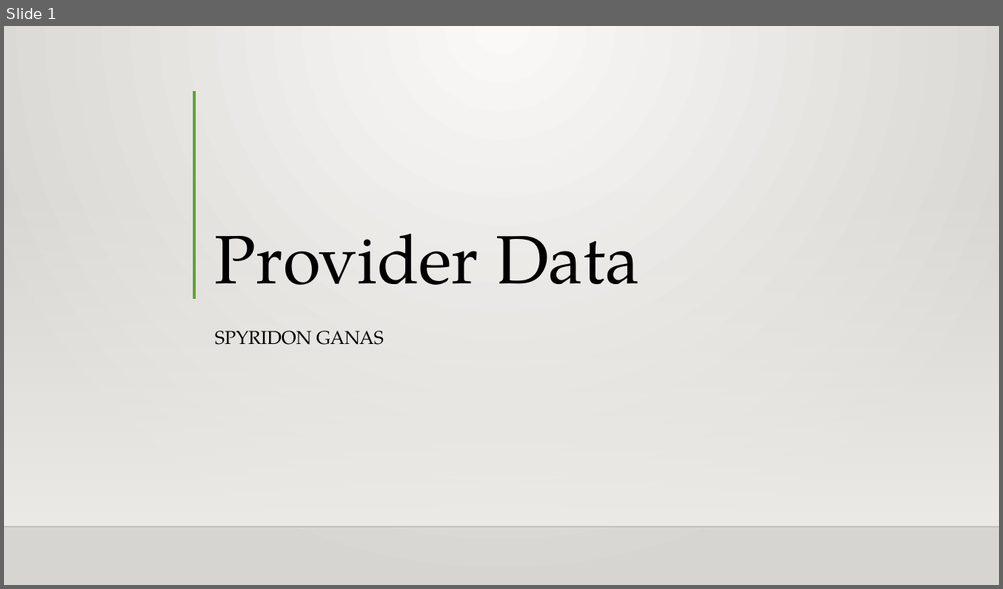
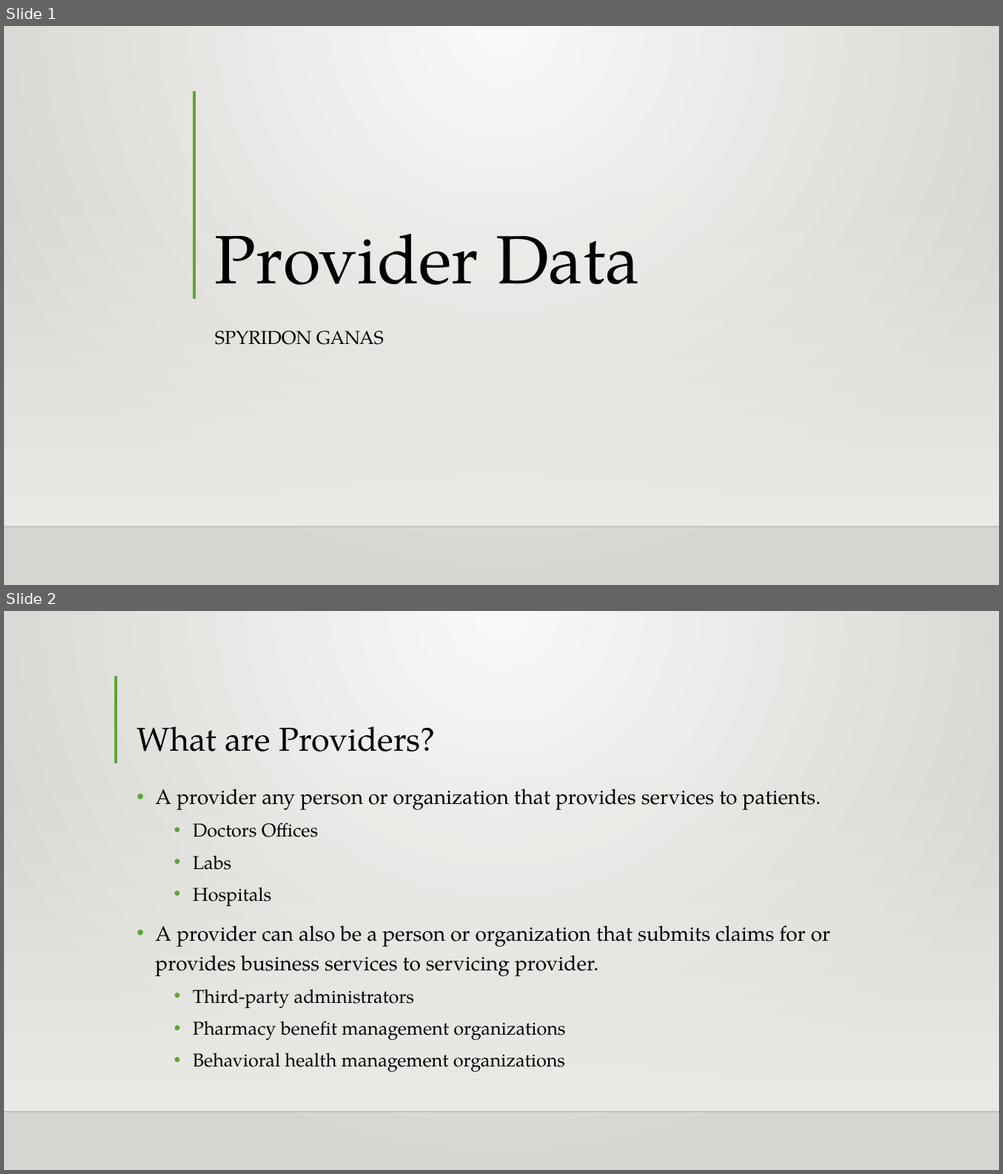
Before and after one commit to Intro-to-APCD/Intro-to-APCD.github.io, a slide deck: PowerPoints/Phase 2 - Overview/006 An Overview of Provider Data.pptx. Shown one above the other, each under a label of ours: slide 1 before the commit, slides 1 and 2 after it. The pictures are 1003x589 and 1003x1174 pixels, drawn with LibreOffice and Linux fonts; fonts in the diff are those of the drawing; background and template pictures are left out. Boxes give left, top, right and bottom in pixels: in the first picture for what was removed or moved away, otherwise in the second. Text is boxed around its words. In the diff, an @@ line names an element or a change of style, - is before the commit and + after.

Commit message:
completed the provider powerpoint

```diff
--- a/PowerPoints/Phase 2 - Overview/006 An Overview of Provider Data.pptx
+++ b/PowerPoints/Phase 2 - Overview/006 An Overview of Provider Data.pptx
@@ slide 2 added at [4, 611, 999, 1170], background gradient #FAFAF9 to #D7D5D2; not listed: 2 template elements that a slide beside it also shows @@
@@ line added from (116, 676) to (116, 763), #5FA534 3 pt @@
@@ title added at [136, 726, 435, 752], 32 pt, text #000000 @@
+What are Providers?
@@ text added at [155, 789, 830, 1072], 20 pt, text #000000 @@
+• A provider any person or organization that provides services to patients.
+  • Doctors Offices
+  • Labs
+  • Hospitals
+• A provider can also be a person or organization that submits claims for or provides business services to servicing provider.
+  • Third-party administrators
+  • Pharmacy benefit management organizations
+  • Behavioral health management organizations
```
Also in this commit, not shown: 5 other slides added, 6 slides removed.
